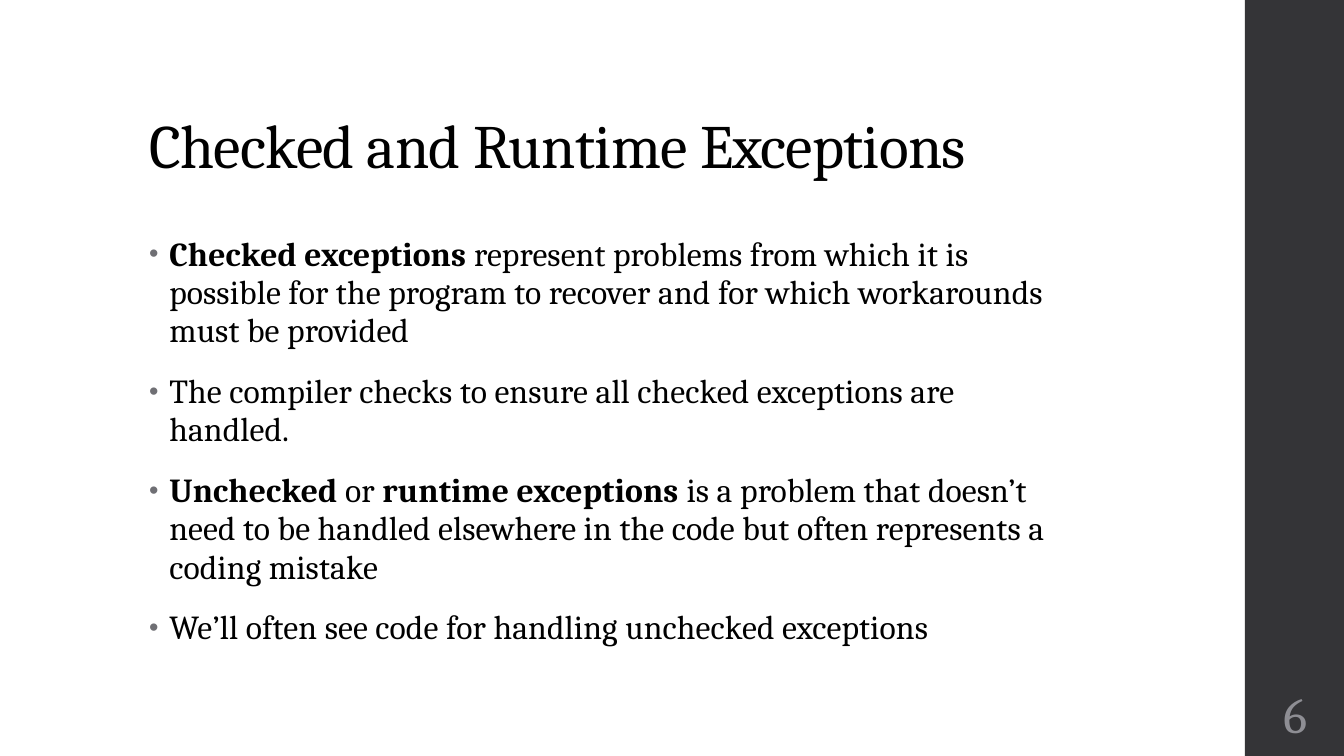
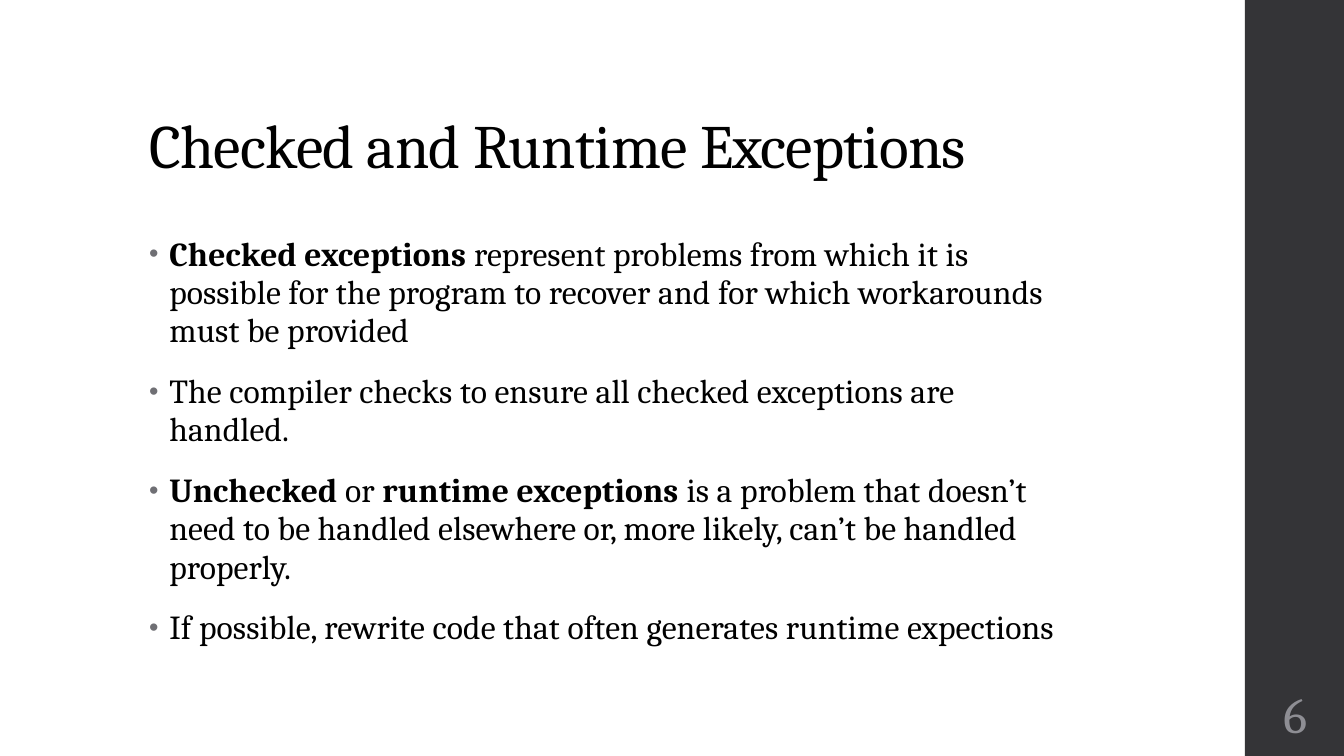
Before and after one commit to zarthur/CSCC-Fundamentals-Android-Notes, a slide deck: slide 6 of week_06/week_06.pptx. Drawn at 1344x756 pixels with LibreOffice and Linux fonts; fonts in the diff are those of the drawing. Boxes give left, top, right and bottom in pixels: in the first picture for what was removed or moved away, otherwise in the second. Text is boxed around its words. In the diff, an @@ line names an element or a change of style, - is before the commit and + after.

```diff
--- a/week_06/week_06.pptx
+++ b/week_06/week_06.pptx
@@ text at <box>169,478,1054,647</box>: text changed @@
-• Unchecked or runtime exceptions is a problem that doesn’t need to be handled elsewhere in the code but often represents a coding mistake
-• We’ll often see code for handling unchecked exceptions
+• Unchecked or runtime exceptions is a problem that doesn’t need to be handled elsewhere or, more likely, can’t be handled properly.
+• If possible, rewrite code that often generates runtime expections
```
Also in this commit, not shown: 2 other slides changed, 2 other files.
